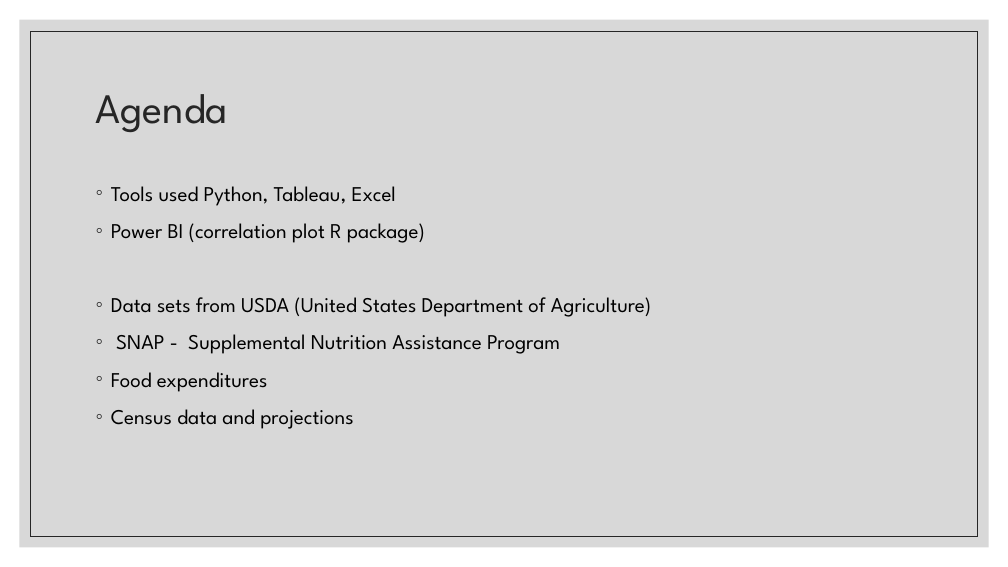
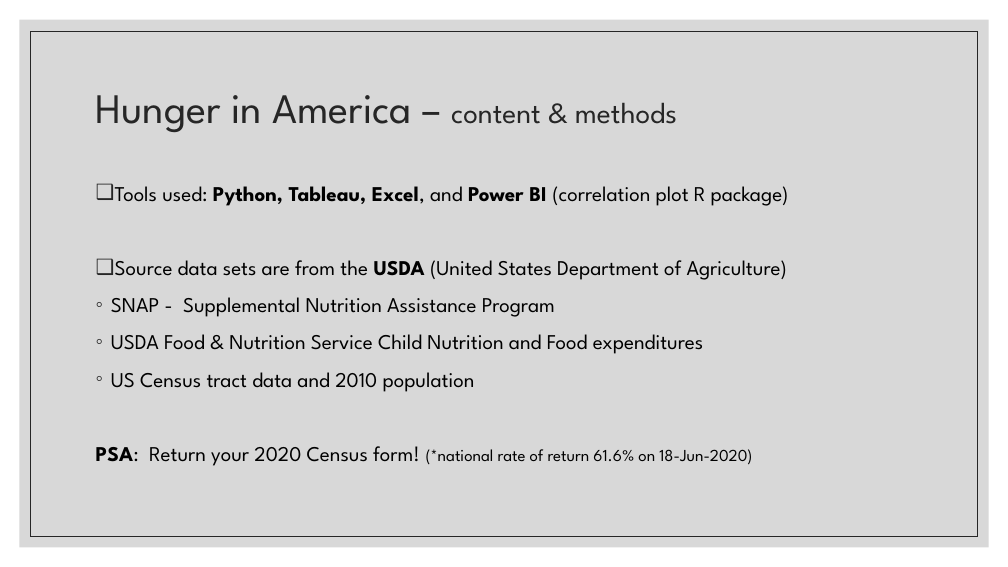
Before and after one commit to annrinTN/capstone_annrumsey, a slide deck: slide 3 of NSS Capstone Ann Rumsey.pptx. Drawn at 1008x567 pixels with LibreOffice and Linux fonts; fonts in the diff are those of the drawing. Boxes give left, top, right and bottom in pixels: in the first picture for what was removed or moved away, otherwise in the second. Text is boxed around its words. In the diff, an @@ line names an element or a change of style, - is before the commit and + after.

Commit message:
power point for internal demo

```diff
--- a/NSS Capstone Ann Rumsey.pptx
+++ b/NSS Capstone Ann Rumsey.pptx
@@ title at [96, 95, 677, 132]: text changed @@
-Agenda
+Hunger in America – content & methods
@@ text at [115, 186, 789, 280]: text changed @@
-◦ Tools used Python, Tableau, Excel
-◦ Power BI (correlation plot R package)
-◦ Data sets from USDA (United States Department of Agriculture)
+❑ Tools used: Python, Tableau, Excel, and Power BI (correlation plot R package)
+❑ Source data sets are from the USDA (United States Department of Agriculture)
@@ text at [96, 334, 752, 466]: text changed @@
-◦ Food expenditures
-◦ Census data and projections
+◦ USDA Food & Nutrition Service Child Nutrition and Food expenditures
+◦ US Census tract data and 2010 population
+PSA: Return your 2020 Census form! (*national rate of return 61.6% on 18-Jun-2020)
```
Also in this commit, not shown: 5 other slides changed, 7 slides added, 15 slides removed, 8 other files.
